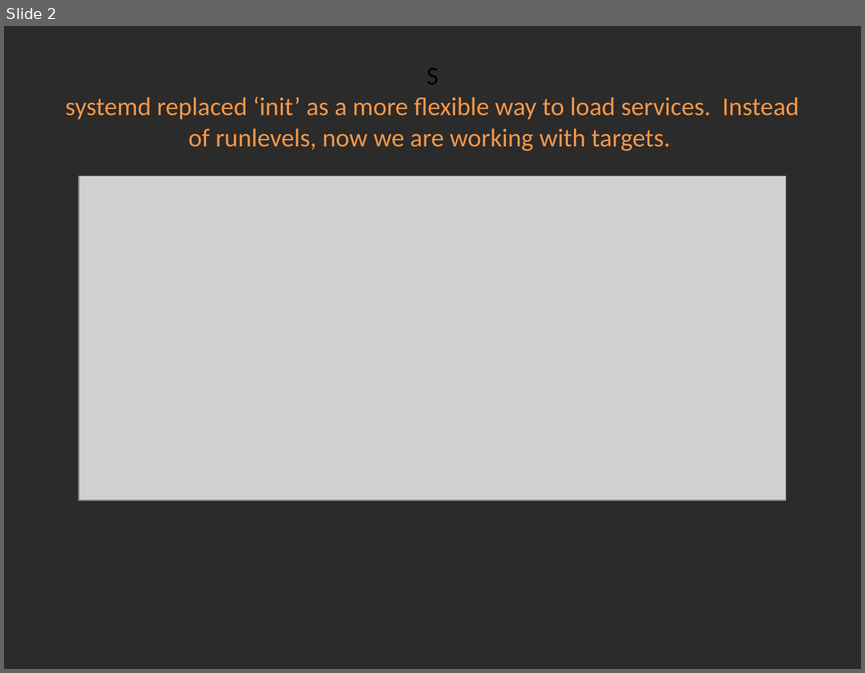
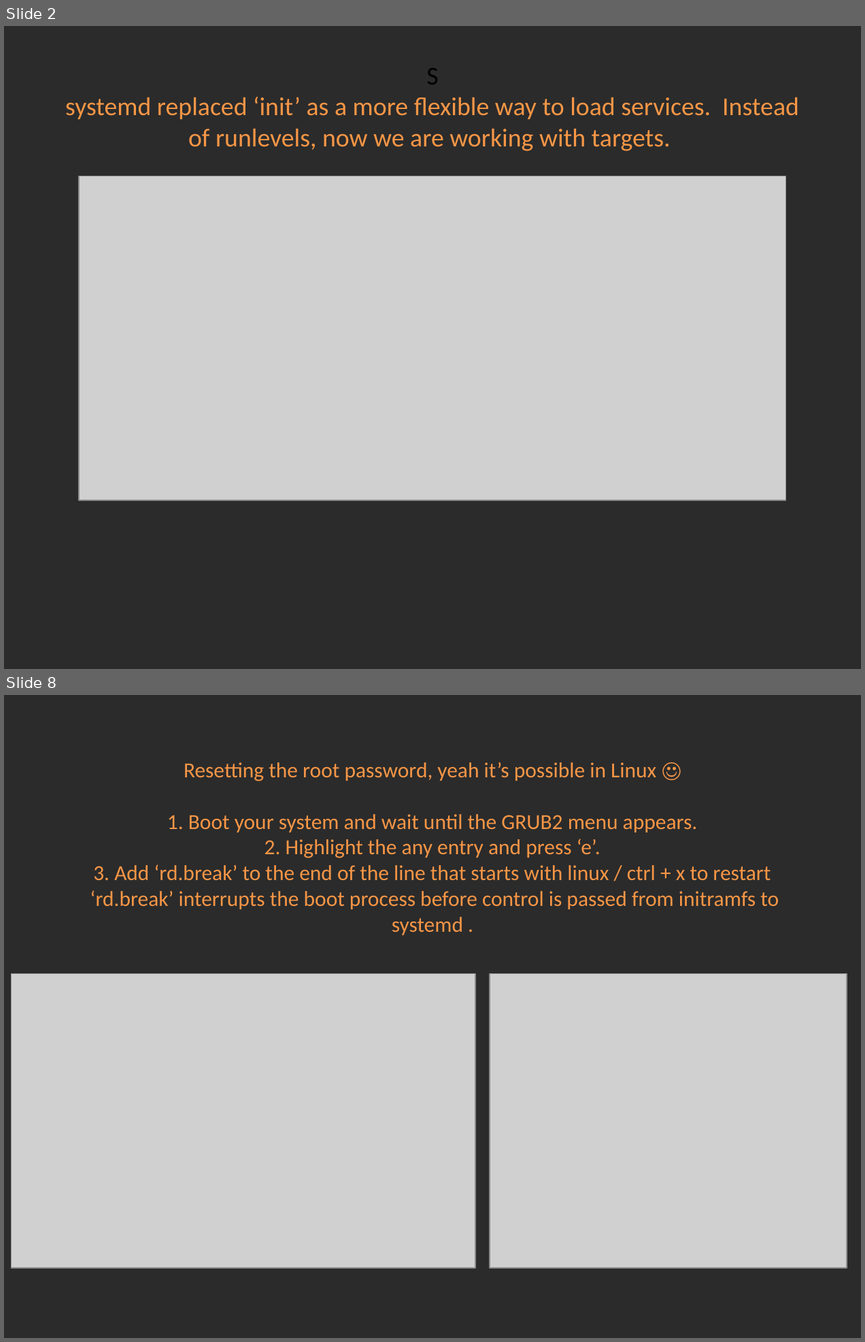
Before and after one commit to Academy-Soft-Intellect/Linux-Course, a slide deck: 10.SystemDAndTheBootProcedure/10-SystemDAndTheBootProcedure.pptx. Shown one above the other, each under a label of ours: slide 2 before the commit, slides 2 and 8 after it; the slides between them are not shown. The pictures are 865x673 and 865x1342 pixels, drawn with LibreOffice and Linux fonts; fonts in the diff are those of the drawing; grey boxes stand for pictures; background and template pictures are left out; a plain dark background stands for a picture behind light text. Boxes give left, top, right and bottom in pixels: in the first picture for what was removed or moved away, otherwise in the second. Text is boxed around its words. In the diff, an @@ line names an element or a change of style, - is before the commit and + after.

Commit message:
Systemd

```diff
--- a/10.SystemDAndTheBootProcedure/10-SystemDAndTheBootProcedure.pptx
+++ b/10.SystemDAndTheBootProcedure/10-SystemDAndTheBootProcedure.pptx
@@ slide 8 added at (4, 695, 861, 1338), background picture (left out) @@
@@ title added at (90, 762, 779, 935), 18 pt, text #F79646 @@
+Resetting the root password, yeah it’s possible in Linux ☺
+1. Boot your system and wait until the GRUB2 menu appears.
+2. Highlight the any entry and press ‘e’.
+3. Add ‘rd.break’ to the end of the line that starts with linux / ctrl + x to restart
+‘rd.break’ interrupts the boot process before control is passed from initramfs to systemd .
@@ picture added at (11, 974, 475, 1268) @@
@@ picture added at (490, 974, 847, 1268) @@
```
Also in this commit, not shown: 1 slide changed, 6 other slides added, 2 other files.
